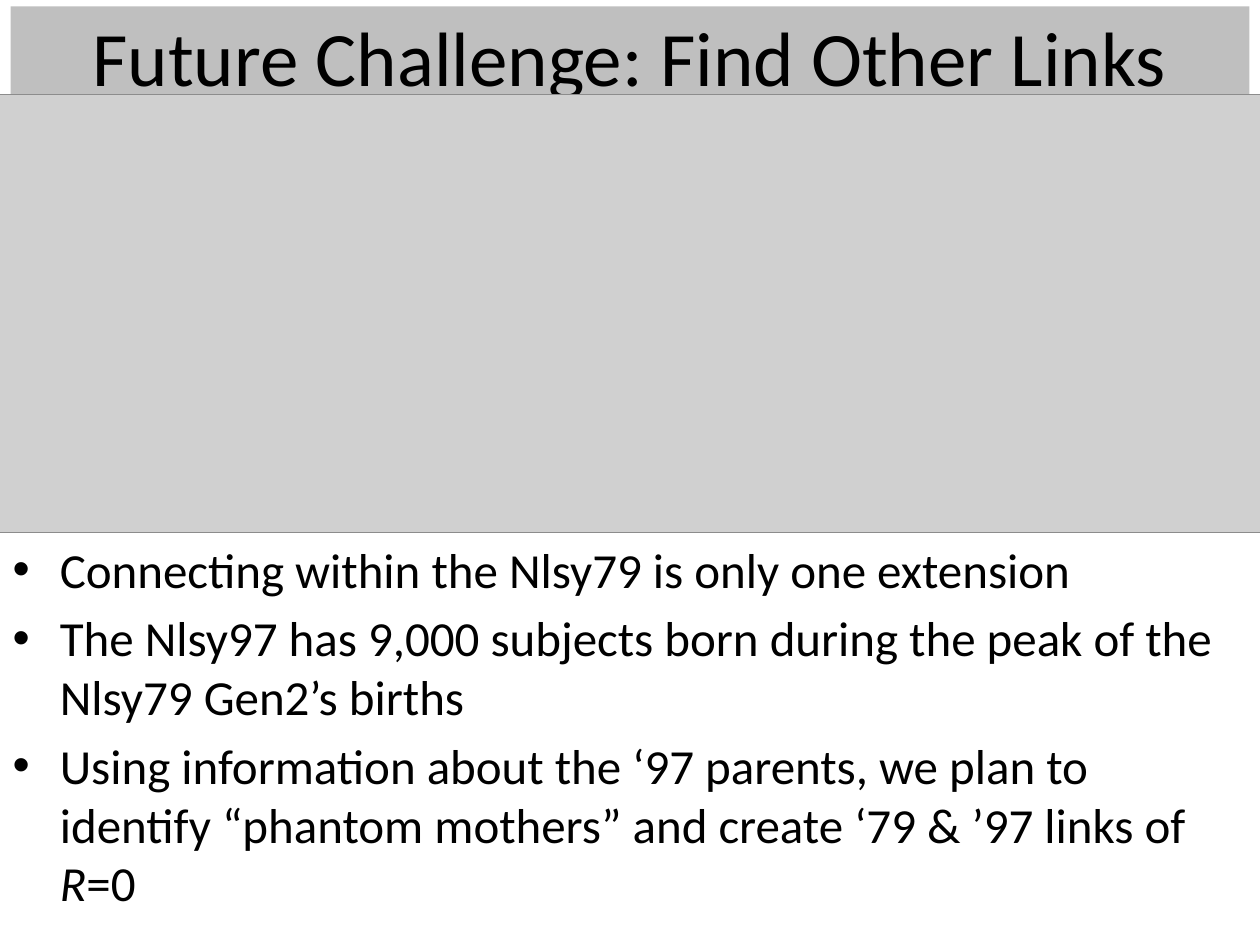
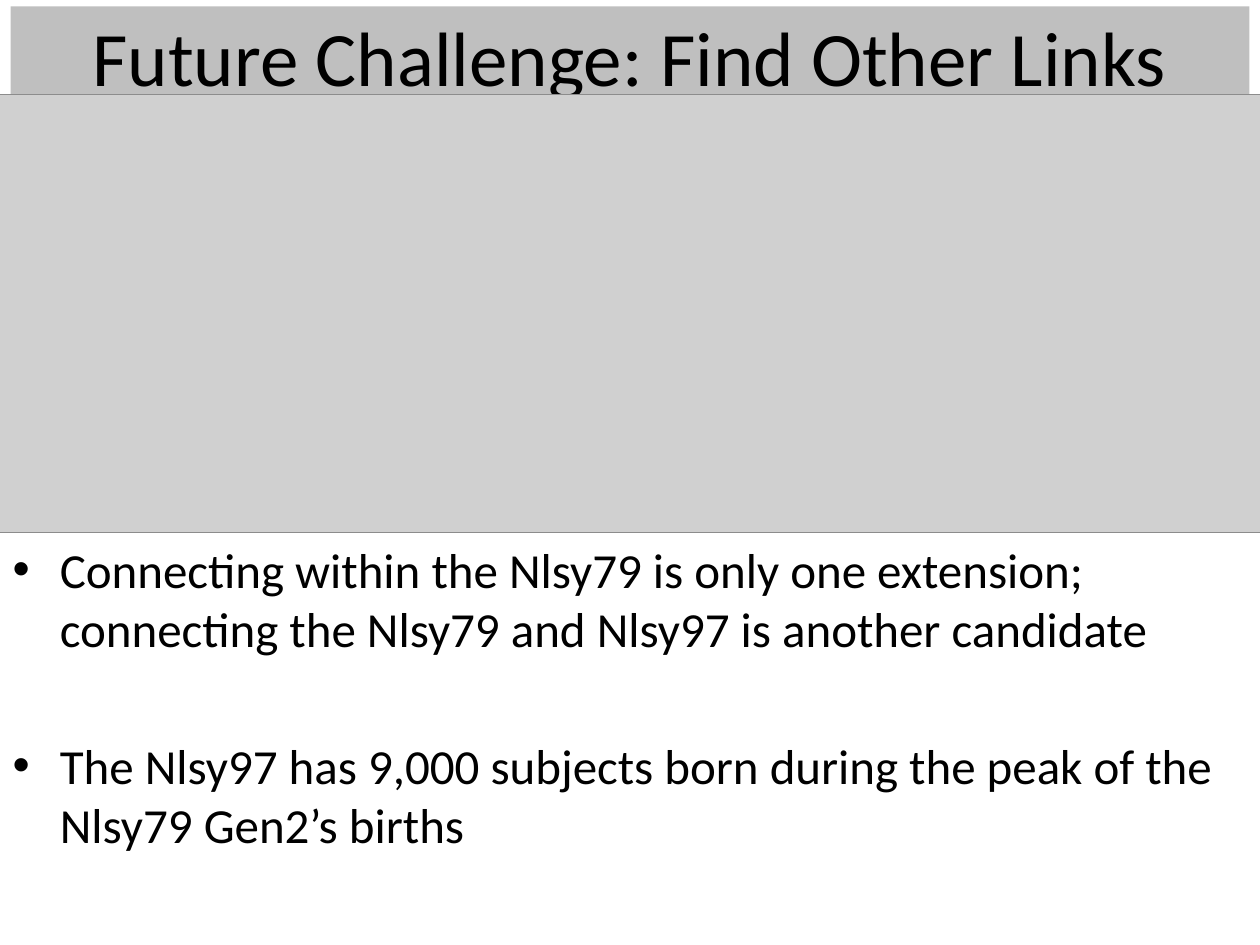
Before and after one commit to LiveOak/NlsyLinksDetermination, a slide deck: slide 21 of Publications/2013France/BeasleyBga2013-NlsyLinks.pptx (slide 20 before the commit). Drawn at 1260x945 pixels with LibreOffice and Linux fonts; fonts in the diff are those of the drawing; grey boxes stand for pictures. Boxes give left, top, right and bottom in pixels: in the first picture for what was removed or moved away, otherwise in the second. Text is boxed around its words. In the diff, an @@ line names an element or a change of style, - is before the commit and + after.

```diff
--- a/Publications/2013France/BeasleyBga2013-NlsyLinks.pptx
+++ b/Publications/2013France/BeasleyBga2013-NlsyLinks.pptx
@@ text at (60, 554, 1147, 656): text changed @@
-• Connecting within the Nlsy79 is only one extension
+• Connecting within the Nlsy79 is only one extension;
+  connecting the Nlsy79 and Nlsy97 is another candidate
@@ text at (60, 749, 1186, 902): paragraph removed @@
-• Using information about the ‘97 parents, we plan to identify “phantom mothers” and create ‘79 & ’97 links of R=0
```
Also in this commit, not shown: 3 other slides changed, 1 slide added.
